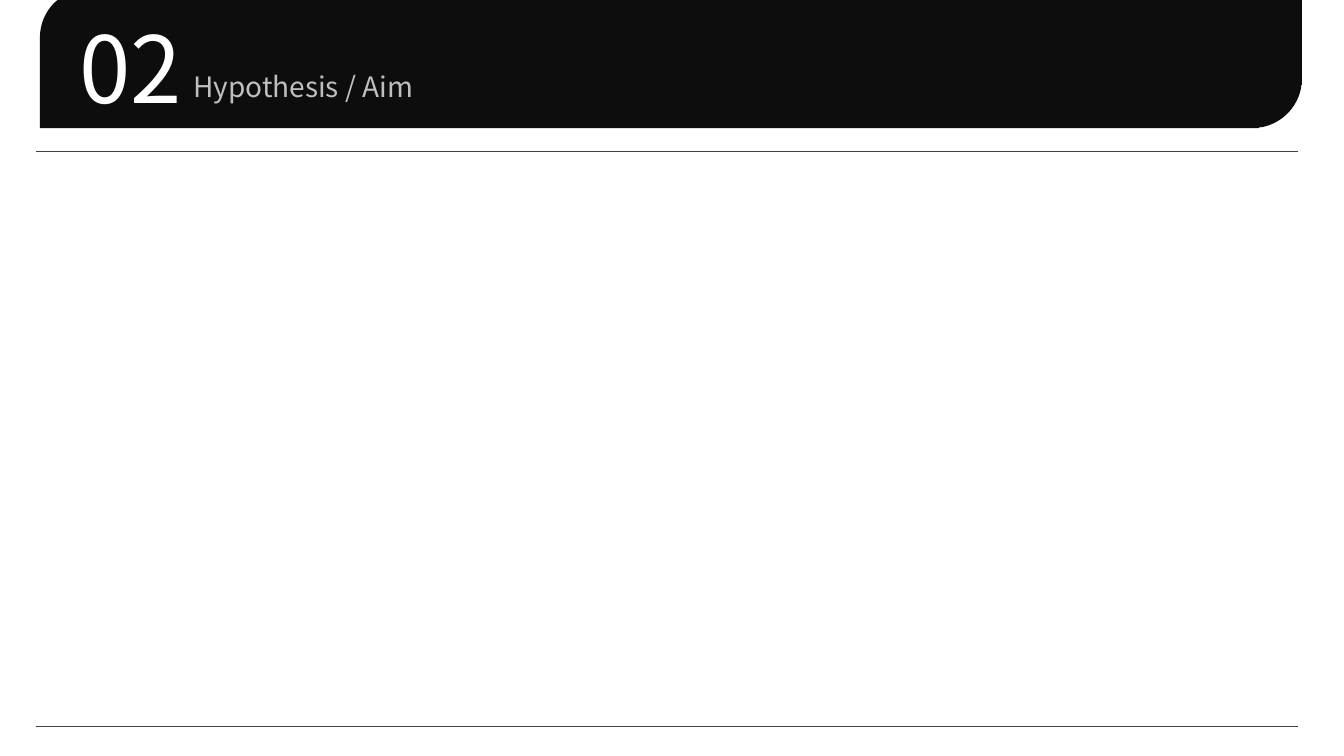
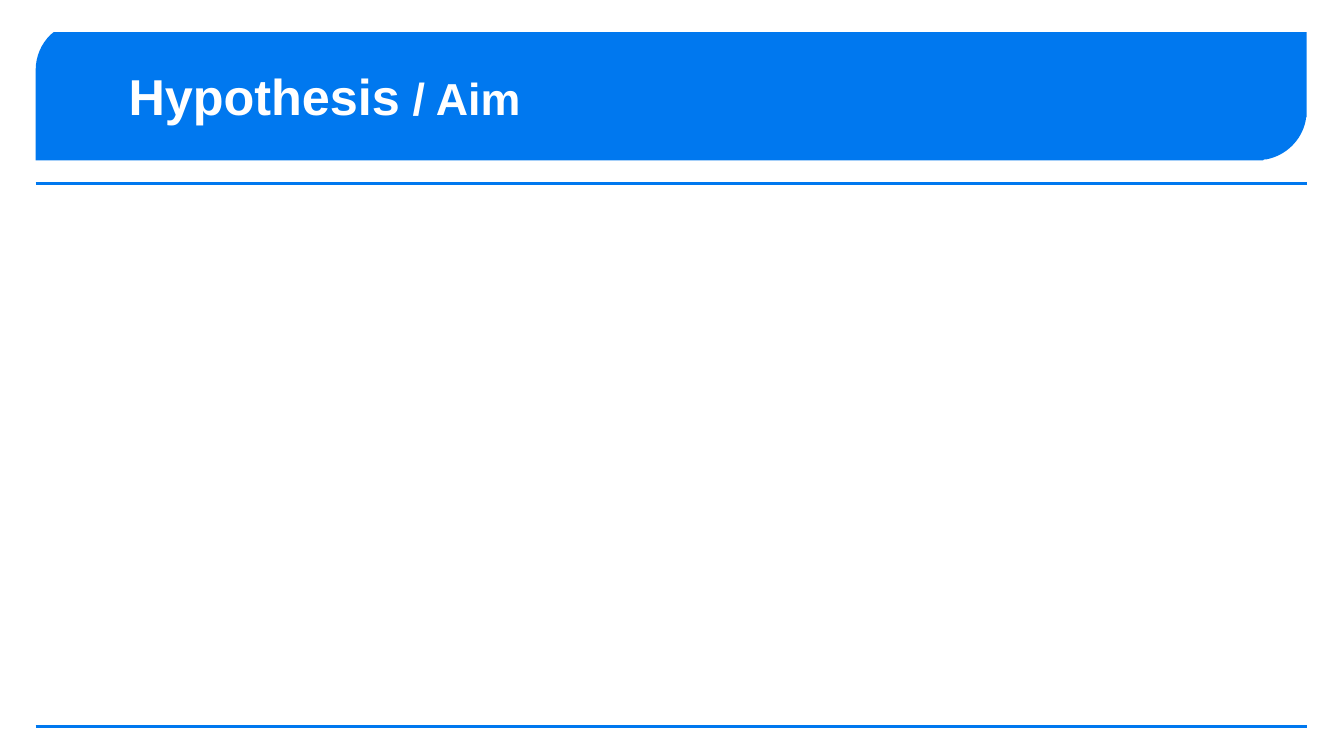
Before and after one commit to keenranger/korea_assignment, a slide deck: slide 3 of Introduction to Neural Networks/project/project_propasal_template.pptx. Drawn at 1344x756 pixels with LibreOffice and Linux fonts; fonts in the diff are those of the drawing. Boxes give left, top, right and bottom in pixels: in the first picture for what was removed or moved away, otherwise in the second. Text is boxed around its words. In the diff, an @@ line names an element or a change of style, - is before the commit and + after.

```diff
--- a/Introduction to Neural Networks/project/project_propasal_template.pptx
+++ b/Introduction to Neural Networks/project/project_propasal_template.pptx
@@ freeform shape: place and size @@
-freeform shape at (40, 0, 1303, 128)
+freeform shape at (35, 32, 1307, 160)
@@ freeform shape at (35, 32, 1307, 160): fill #0D0D0D to #0078EF @@
@@ text removed at (79, 34, 182, 105) @@
-02
@@ text "Hypothesis / Aim": place and size @@
-text "Hypothesis / Aim" at (193, 74, 414, 104)
+text "Hypothesis / Aim" at (129, 78, 521, 125)
@@ text "Hypothesis / Aim" at (129, 78, 521, 125): size 20 to 36 pt in "Hypothesis"; size 20 to 32 pt in "/ Aim"; font Noto Sans CJK KR to Arial, text colour #BFBFBF to #FFFFFF, bold on @@
@@ line moved from (35, 151) - (1299, 151) to (35, 184) - (1307, 184) @@
@@ line (35, 184) - (1307, 184): stroke #404040 0.5 pt to #0078EF 2.25 pt @@
@@ line moved from (35, 727) - (1299, 727) to (35, 727) - (1307, 727) @@
@@ line (35, 727) - (1307, 727): stroke #404040 0.5 pt to #0078EF 2.25 pt @@
```
Also in this commit, not shown: 1 other slide changed, 3 slides added, 3 slides removed.
